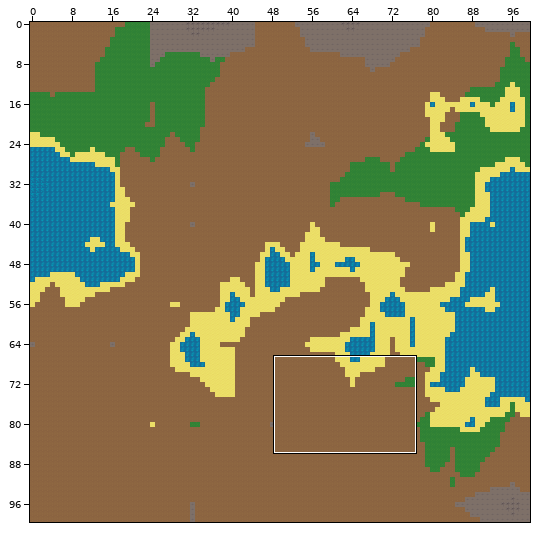
Two versions of a level (Tiled map, Graphics/Tileset/map.tmx). Above: a wide view before the commit, with the close-up outlined.
Close-up. Earlier state:
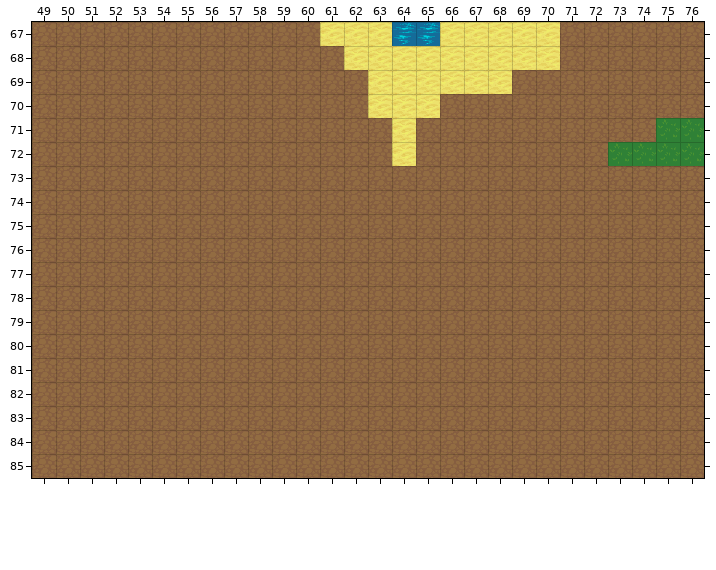
Cells are 32x32 px. Shown: x 49..76, y 67..85. The commit also changed other parts of the map, which this record leaves out.
After:
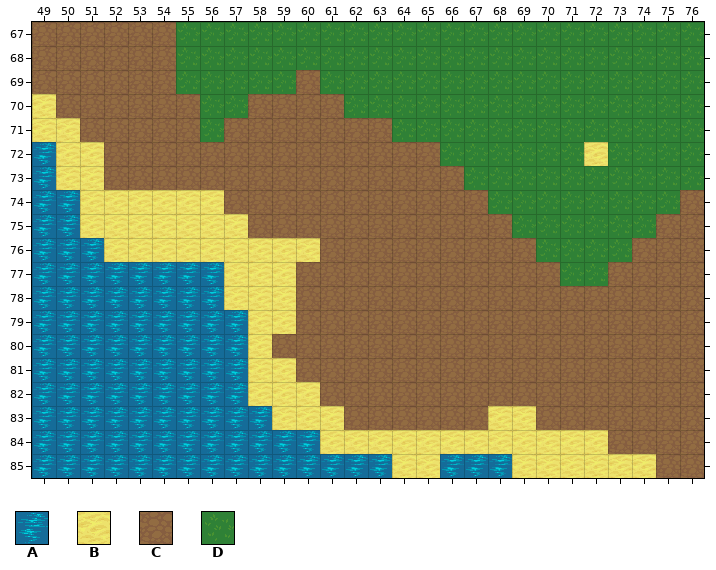
Key: from "map": A 1, B 2, C 3, D 4.
_ is an empty cell.
Tiles replaced or removed in this view: A, B, C.
From old to new:
Changed rows in their new state; . is an unchanged cell.
Layer "Tile Layer 1":
first column x 49:
67 ......DDDDDDDDDDDDDDDDDDDDDD
68 ......DDDDDDDDDDDDDDDDDDDDDD
69 ......DDDDD.DDDDDDDDDDDDDDDD
70 B......DD....DDDDDDDDDDDDDDD
71 BB.....D.......DDDDDDDDDDD..
72 ABB............C.DDDDDDB....
73 ABB...............DDDDDDDDDD
74 AABBBBBB...........DDDDDDDD.
75 AABBBBBBB...........DDDDDD..
76 AAABBBBBBBBB.........DDDD...
77 AAAAAAAABBB...........DD....
78 AAAAAAAABBB.................
79 AAAAAAAAABB.................
80 AAAAAAAAAB..................
81 AAAAAAAAABB.................
82 AAAAAAAAABBB................
83 AAAAAAAAAABBB......BB.......
84 AAAAAAAAAAAABBBBBBBBBBBB....
85 AAAAAAAAAAAAAAABBAAABBBBBB..
Pixel boxes of the changes (left, top, right, bottom) in both close-ups:
changed: (32, 22, 704, 478)
